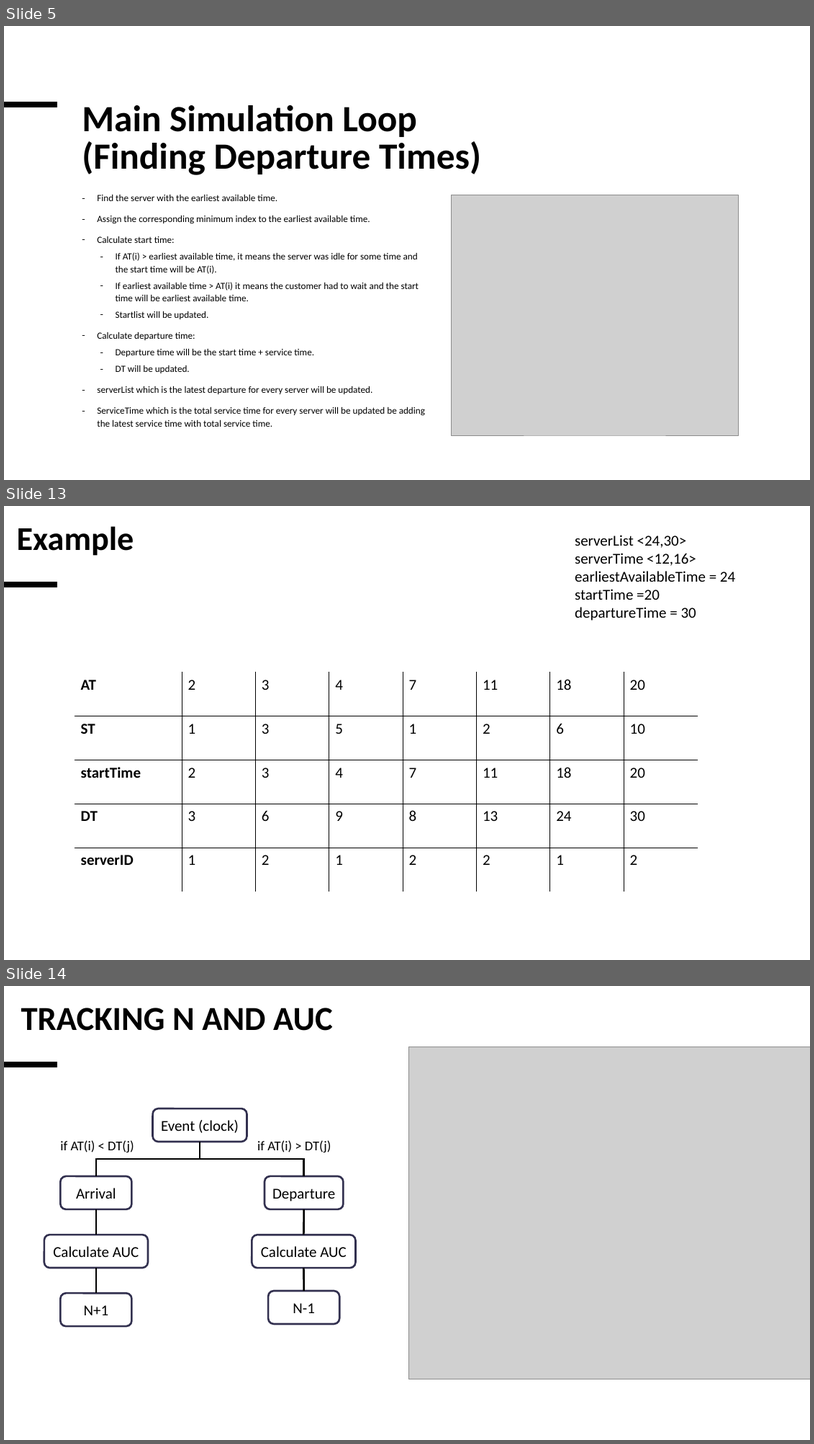
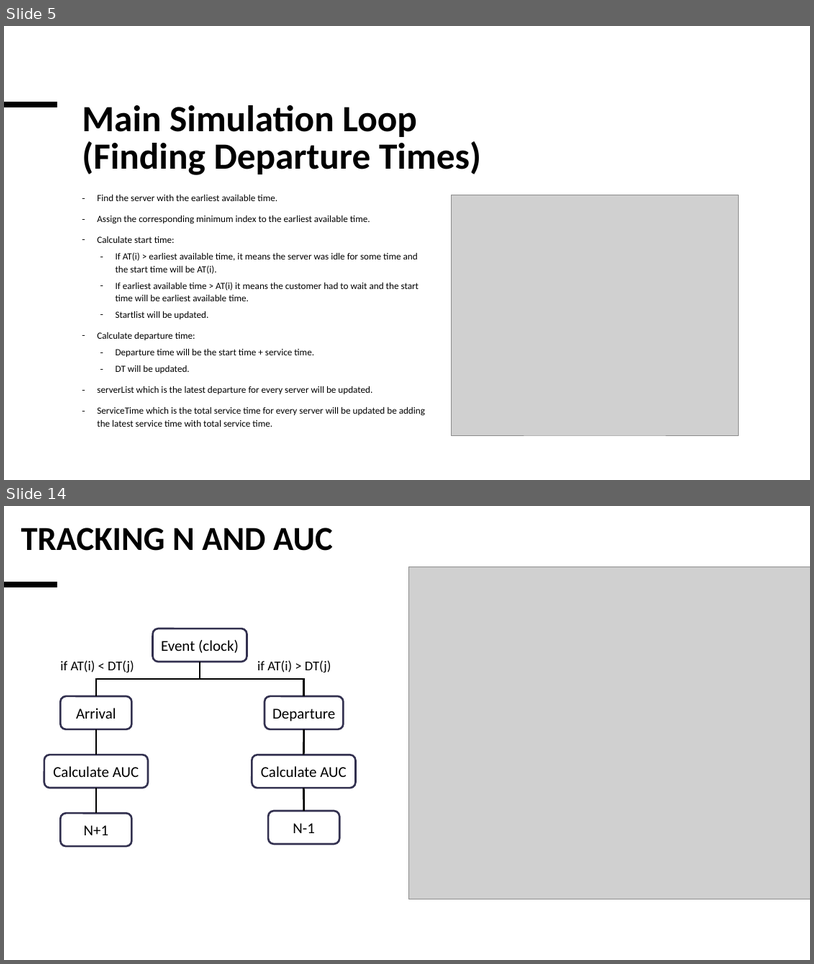
Before and after one commit to HashimAlSadah/COE588_Project, a slide deck: Presentation/Presentation.pptx. Shown one above the other, each under a label of ours: slides 5, 13 and 14 before the commit, slides 5 and 14 after it; the slides between them are not shown. The pictures are 814x1444 and 814x964 pixels, drawn with LibreOffice and Linux fonts; fonts in the diff are those of the drawing; grey boxes stand for pictures. Boxes give left, top, right and bottom in pixels: in the first picture for what was removed or moved away, otherwise in the second. Text is boxed around its words. In the diff, an @@ line names an element or a change of style, - is before the commit and + after.

```diff
--- a/Presentation/Presentation.pptx
+++ b/Presentation/Presentation.pptx
@@ slide 13 removed at bbox=[4, 506, 810, 960], background #FFFFFF; not listed: 1 template element that a slide beside it also shows @@
@@ title removed at bbox=[17, 526, 134, 556] @@
-Example
@@ text removed at bbox=[575, 535, 736, 620] @@
-serverList <24,30>
-serverTime <12,16>
-earliestAvailableTime = 24
-startTime =20
-departureTime = 30
@@ table removed at bbox=[75, 672, 699, 892], 5 rows, 8 columns @@
-AT | 2 | 3 | 4 | 7 | 11 | 18 | 20
-ST | 1 | 3 | 5 | 1 | 2 | 6 | 10
-startTime | 2 | 3 | 4 | 7 | 11 | 18 | 20
-DT | 3 | 6 | 9 | 8 | 13 | 24 | 30
-serverID | 1 | 2 | 1 | 2 | 2 | 1 | 2
```
Also in this commit, not shown: 7 slides changed, 1 slide added.
